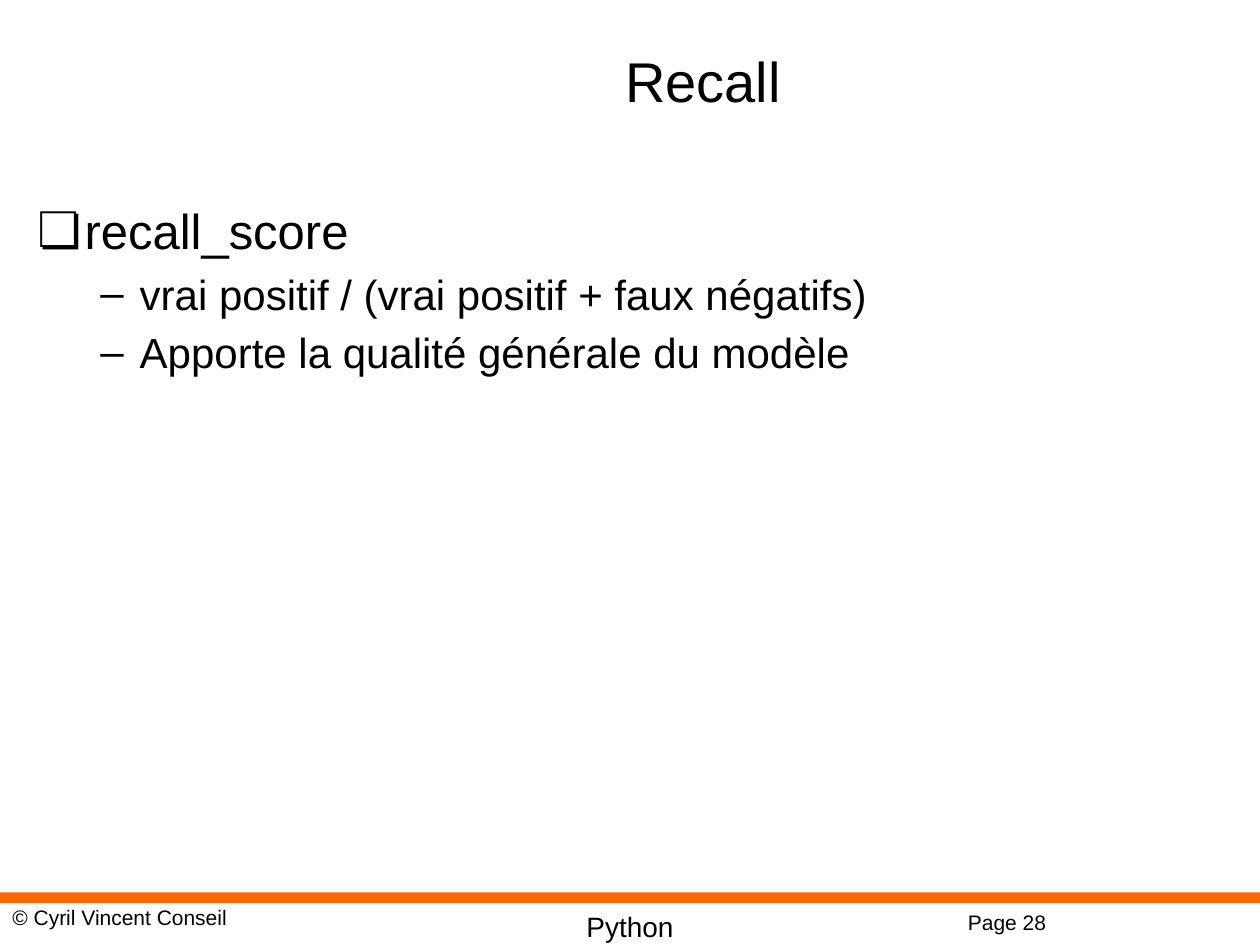
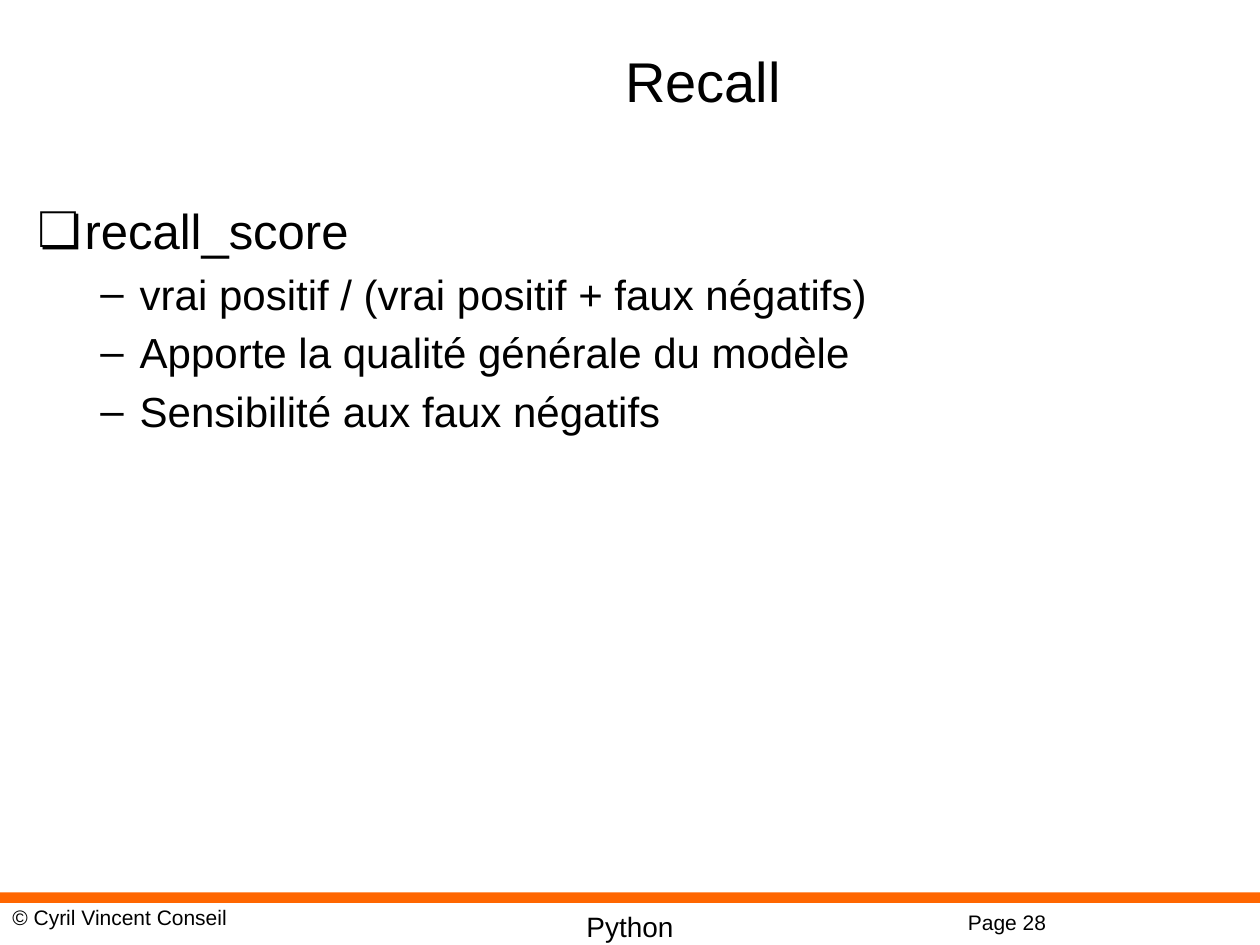
Before and after one commit to cyrilvincent/ML, a slide deck: slide 28 of PPT/MachineLearning18-NeuralNetwork.pptx. Drawn at 1260x945 pixels with LibreOffice and Linux fonts; fonts in the diff are those of the drawing; background and template pictures are left out. Boxes give left, top, right and bottom in pixels: in the first picture for what was removed or moved away, otherwise in the second. Text is boxed around its words. In the diff, an @@ line names an element or a change of style, - is before the commit and + after.

```diff
--- a/PPT/MachineLearning18-NeuralNetwork.pptx
+++ b/PPT/MachineLearning18-NeuralNetwork.pptx
@@ text at [140, 396, 660, 436]: paragraph added @@
+  – Sensibilité aux faux négatifs
```
Also in this commit, not shown: 2 other slides changed, 1 slide removed, 1 other file.
